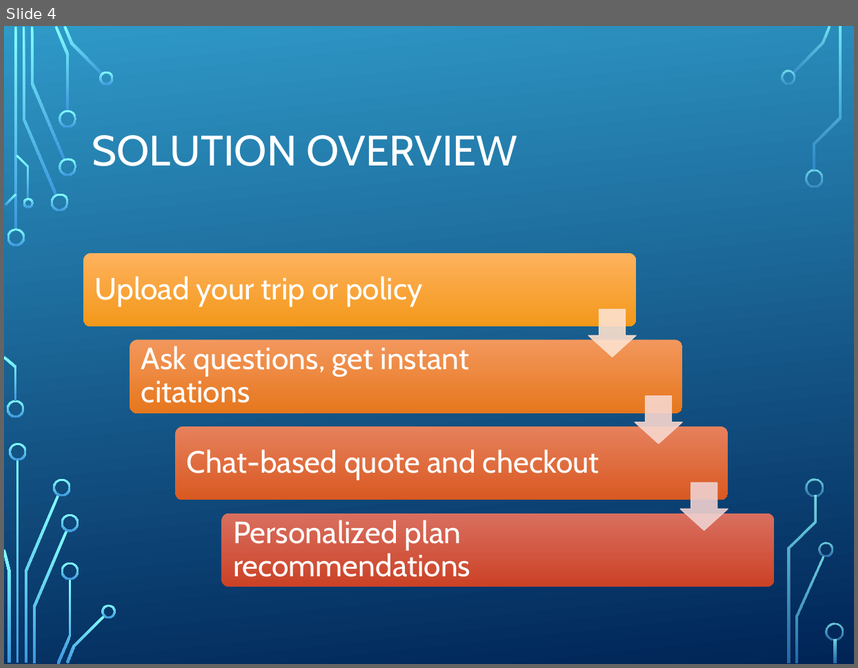
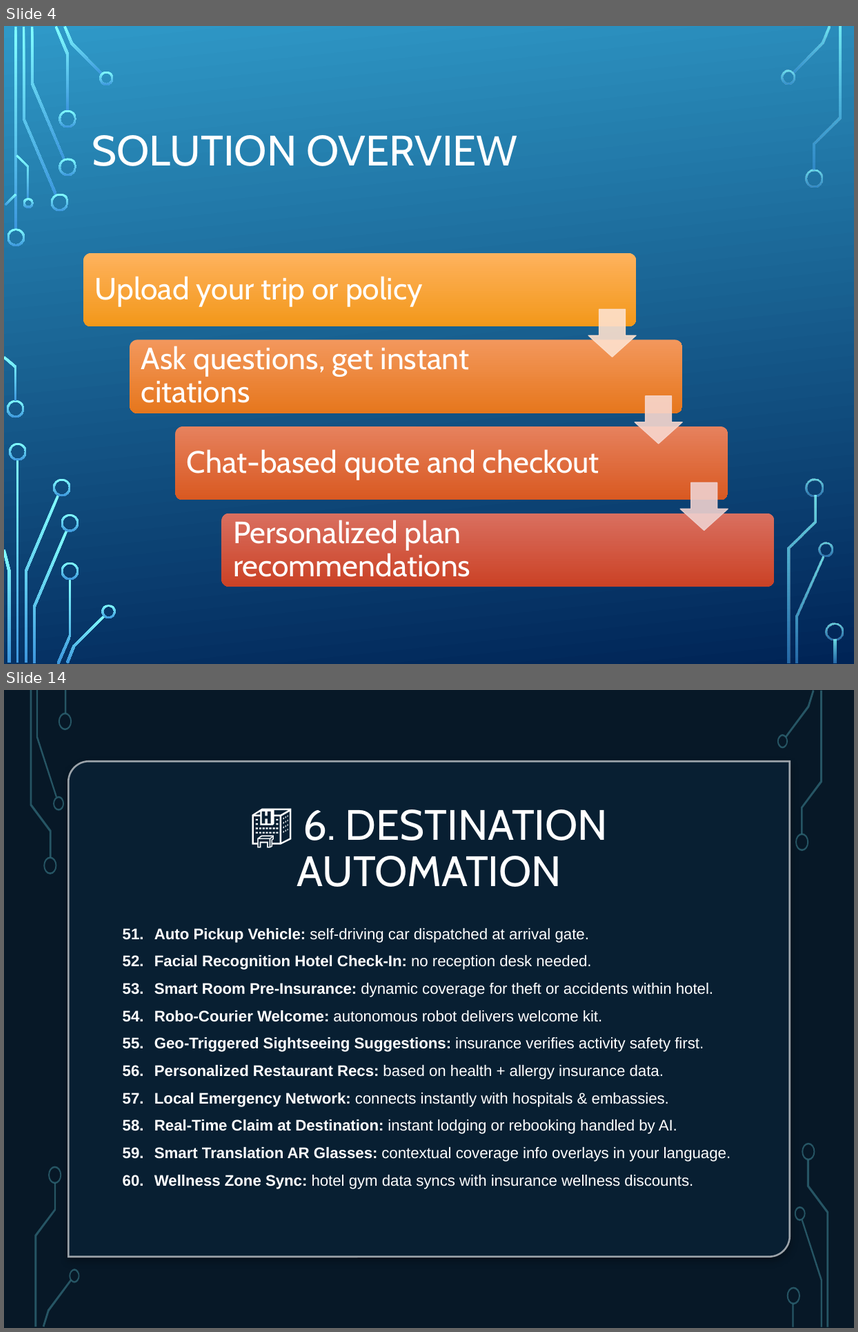
Before and after one commit to NguiWeily/ancileo-msig-demo, a slide deck: Ancileo x MSIG J-W.pptx. Shown one above the other, each under a label of ours: slide 4 before the commit, slides 4 and 14 after it; the slides between them are not shown. The pictures are 858x668 and 858x1332 pixels, drawn with LibreOffice and Linux fonts; fonts in the diff are those of the drawing; background and template pictures are left out. Boxes give left, top, right and bottom in pixels: in the first picture for what was removed or moved away, otherwise in the second. Text is boxed around its words. In the diff, an @@ line names an element or a change of style, - is before the commit and + after.

```diff
--- a/Ancileo x MSIG J-W.pptx
+++ b/Ancileo x MSIG J-W.pptx
@@ slide 14 added at (4,690,854,1328), background picture (left out); not listed: 17 template elements that a slide beside it also shows @@
@@ rectangle added at (4,690,854,1328), fill #000000 @@
@@ rectangle added at (4,690,854,1328), fill #092338 at 70% opacity @@
@@ group added at (30,690,72,874): 5 freeform shapes, 1 rectangle @@
@@ group added at (777,690,822,851): 4 freeform shapes @@
@@ round diag rect added at (69,761,791,1256), fill #092338 at 80% opacity, outline #FFFFFF 1.5 pt @@
@@ title added at (297,809,608,887), 36 pt, text #FFFFFF @@
+🏨 6. DESTINATION AUTOMATION
@@ text added at (154,928,731,1189), 13 pt, text #FFFFFF @@
+51. Auto Pickup Vehicle: self-driving car dispatched at arrival gate.
+52. Facial Recognition Hotel Check-In: no reception desk needed.
+53. Smart Room Pre-Insurance: dynamic coverage for theft or accidents within hotel.
+54. Robo-Courier Welcome: autonomous robot delivers welcome kit.
+55. Geo-Triggered Sightseeing Suggestions: insurance verifies activity safety first.
+56. Personalized Restaurant Recs: based on health + allergy insurance data.
+57. Local Emergency Network: connects instantly with hospitals & embassies.
+58. Real-Time Claim at Destination: instant lodging or rebooking handled by AI.
+59. Smart Translation AR Glasses: contextual coverage info overlays in your language.
+60. Wellness Zone Sync: hotel gym data syncs with insurance wellness discounts.
@@ group added at (34,1166,81,1327): 4 freeform shapes @@
@@ group added at (787,1142,829,1327): 5 freeform shapes, 1 rectangle @@
```
Also in this commit, not shown: 4 slides changed, 9 other slides added, 1 slide removed.
